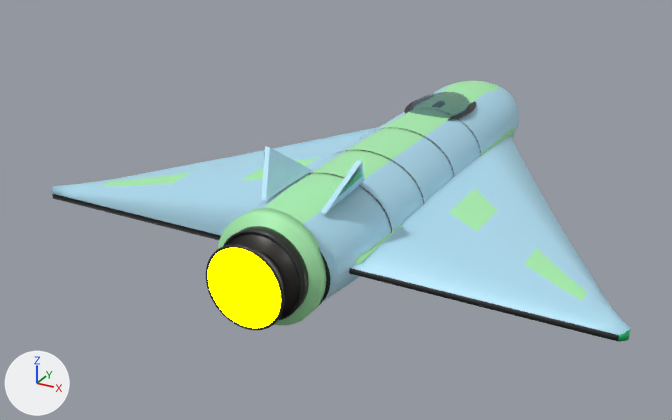
The glTF model ThoriumGap_JS/models/Ship_Longwing_4.glb, before and after one commit.
Rendered twice from a 50 mm camera at (4.57, -10.2, 4.27) aimed at (-0.6, -0.8, -0.43). Every picture has the same lights, and +X, +Y and +Z are marked at lower left. The older version comes first. Where no turn or scale is listed for an object, it has been applied to the vertices.

Script lines for the objects in view, before the commit:
```python
ob_aftcollar_integratedsingleengineband = bpy.data.objects.new('AftCollar_IntegratedSingleEngineBand', me_aftcollar_integratedsingleengineband_mesh)
ob_aftcollar_integratedsingleengineband.location = (0.0, -3.23, 0.0)
ob_engineemitter = bpy.data.objects.new('EngineEmitter', me_engineemitter)
ob_engineemitter.location = (0.0, 0.0, 0.0)
ob_fuselage_organicellipsoidtaperedbody_bakedpaint = bpy.data.objects.new('Fuselage_OrganicEllipsoidTaperedBody_BakedPaint', me_fuselage_organicellipsoidtaperedbody_bakedpaint_mesh)
ob_fuselage_organicellipsoidtaperedbody_bakedpaint.location = (0.0, 0.0, 0.0)
ob_tailfin_right_cantedstabilizer = bpy.data.objects.new('TailFin_Right_CantedStabilizer', me_tailfin_right_cantedstabilizer_mesh)
ob_tailfin_right_cantedstabilizer.location = (0.0, 0.0, 0.0)
ob_wing_left_longdeltaaerofoil_bakedpaint = bpy.data.objects.new('Wing_Left_LongDeltaAerofoil_BakedPaint', me_wing_left_longdeltaaerofoil_bakedpaint_mesh)
ob_wing_left_longdeltaaerofoil_bakedpaint.location = (0.0, 0.0, 0.0)
ob_wing_right_longdeltaaerofoil_bakedpaint = bpy.data.objects.new('Wing_Right_LongDeltaAerofoil_BakedPaint', me_wing_right_longdeltaaerofoil_bakedpaint_mesh)
ob_wing_right_longdeltaaerofoil_bakedpaint.location = (0.0, 0.0, 0.0)
ob_wingroot_right_embeddedshoulder = bpy.data.objects.new('WingRoot_Right_EmbeddedShoulder', me_wingroot_right_embeddedshoulder_mesh)
ob_wingroot_right_embeddedshoulder.location = (0.0, 0.0, 0.0)
# also in view: 'CanopyGlass_LowInsetDome' at (0.0, 1.02, 0.57); 'TailFin_Left_CantedStabilizer' at (-0.44, -2.35, 0.72); 'EngineBlock_AftDarkSingleEngineHousing' at (0.0, -3.36, 0.0); 'EngineLip_Center_DarkWideRim' at (0.0, -3.72, 0.0)
```
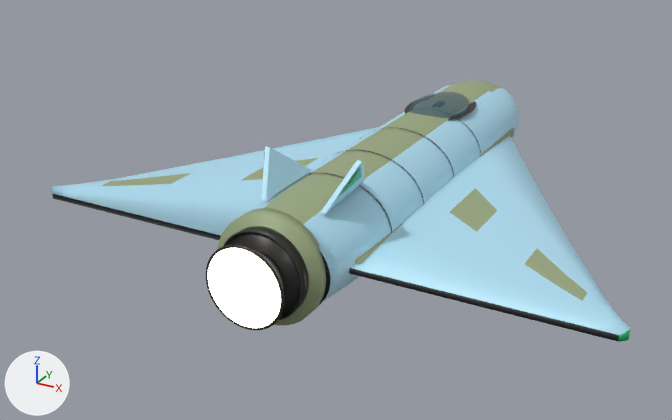
Location of each change, (x1, y1, x2, y2) in pixels of the pictures (672 x 420 px):
'Wing_Right_LongDeltaAerofoil_BakedPaint', recoloured: (353, 135, 590, 303) in both
'Fuselage_OrganicEllipsoidTaperedBody_BakedPaint', recoloured: (253, 81, 517, 304) in both
'Wing_Left_LongDeltaAerofoil_BakedPaint', recoloured: (100, 127, 378, 240) in both
'EngineEmitter', recoloured (yellow to beige): (208, 248, 281, 328) in both
'AftCollar_IntegratedSingleEngineBand', recoloured (green to greyish green): (218, 208, 326, 325) in both
'WingRoot_Right_EmbeddedShoulder', recoloured: (355, 128, 514, 265) in both

The change, as a diff of the scene's bpy script:
```diff
--- a/ThoriumGap_JS/models/Ship_Longwing_4.glb.py
+++ b/ThoriumGap_JS/models/Ship_Longwing_4.glb.py
@@ mat_ship_longwingfamily_barrellongwing_wide_guard_dorsal_spine_seed379164_hull_panel @@
 mat_ship_longwingfamily_barrellongwing_wide_guard_dorsal_spine_seed379164_hull_panel = principled_material('Ship_LongWingFamily_BarrelLongWing_wide_guard_dorsal_spine_Seed379164_Hull_Panel')
-mat_ship_longwingfamily_barrellongwing_wide_guard_dorsal_spine_seed379164_hull_panel.base_color = (0.42, 0.92, 0.46)  # green #adf6b5
+mat_ship_longwingfamily_barrellongwing_wide_guard_dorsal_spine_seed379164_hull_panel.base_color = (0.33, 0.4, 0.22)  # greyish green #9baa81
 mat_ship_longwingfamily_barrellongwing_wide_guard_dorsal_spine_seed379164_hull_panel.metallic = 0.05
@@ mat_engineglow @@
 mat_engineglow.roughness = 1.0
-mat_engineglow.emission_color = (1.0, 1.0, 0.0)  # yellow #ffff00
+mat_engineglow.emission_color = (0.62, 0.57, 0.4)  # beige #cec7aa
 mat_engineglow.emission_strength = 5.0
@@ mat_ship_longwingfamily_barrellongwing_wide_guard_dorsal_spine_seed379164_paint_primary_lightblueandlighgreensymmetry @@
 mat_ship_longwingfamily_barrellongwing_wide_guard_dorsal_spine_seed379164_paint_primary_lightblueandlighgreensymmetry = principled_material('Ship_LongWingFamily_BarrelLongWing_wide_guard_dorsal_spine_Seed379164_Paint_Primary_LightBlueAndLighGreenSymmetry')
-mat_ship_longwingfamily_barrellongwing_wide_guard_dorsal_spine_seed379164_paint_primary_lightblueandlighgreensymmetry.base_color = (0.42, 0.92, 0.46)  # green #adf6b5
+mat_ship_longwingfamily_barrellongwing_wide_guard_dorsal_spine_seed379164_paint_primary_lightblueandlighgreensymmetry.base_color = (0.33, 0.4, 0.22)  # greyish green #9baa81
 mat_ship_longwingfamily_barrellongwing_wide_guard_dorsal_spine_seed379164_paint_primary_lightblueandlighgreensymmetry.metallic = 0.03
```
